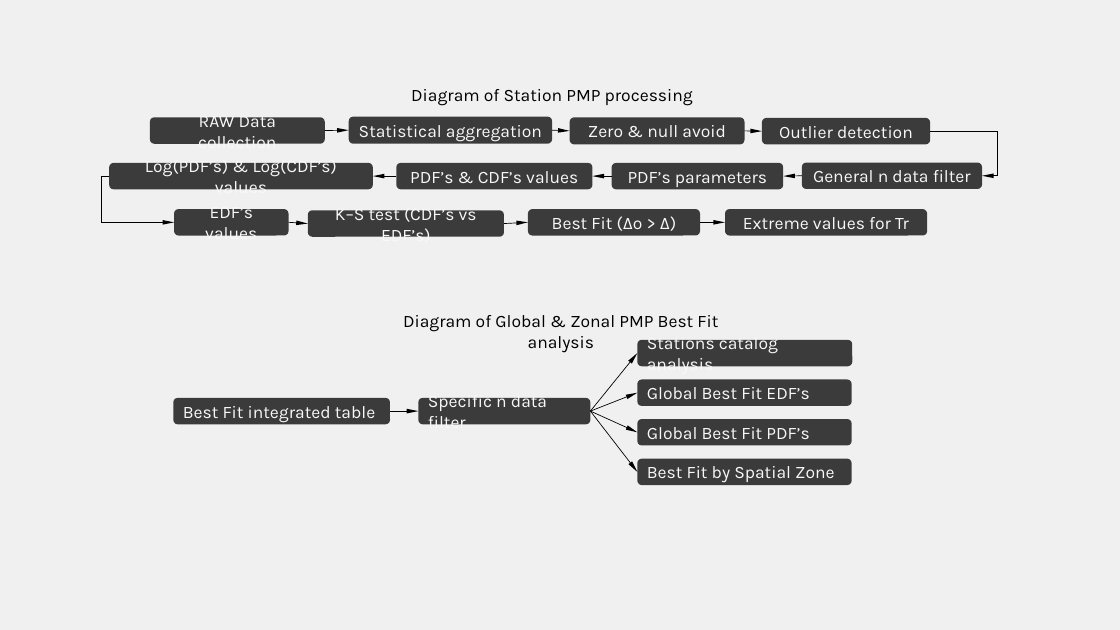
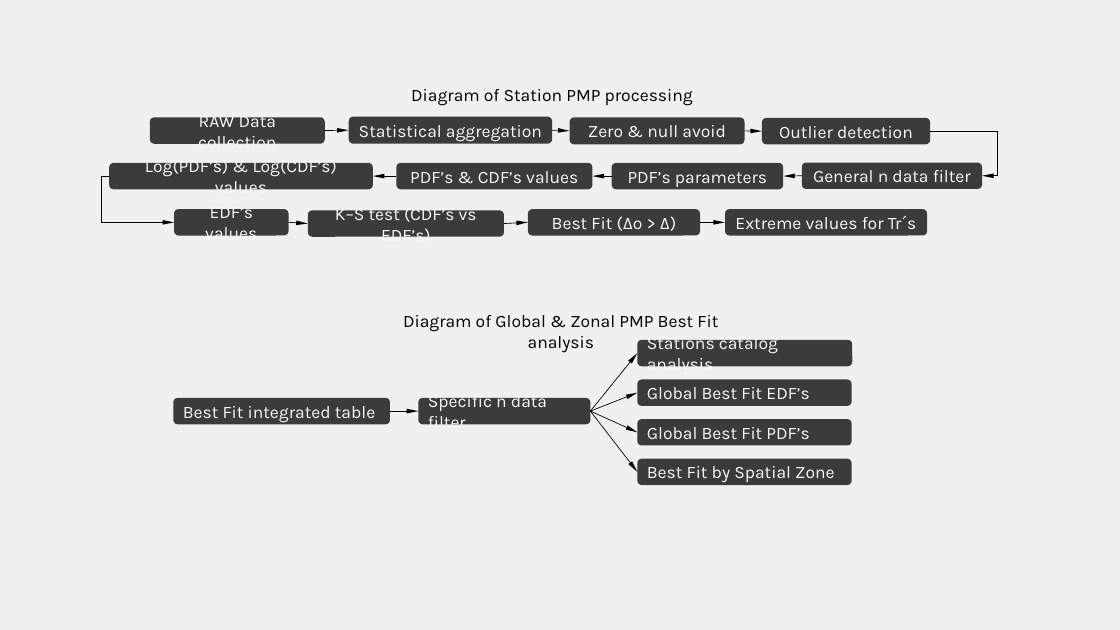
Before and after one commit to rcfdtools/R.HydroTools, a slide deck: slide 1 of tool/PMP/temp/diagram.pptx. Drawn at 1120x630 pixels with LibreOffice and Linux fonts; fonts in the diff are those of the drawing. Boxes give left, top, right and bottom in pixels: in the first picture for what was removed or moved away, otherwise in the second. Text is boxed around its words. In the diff, an @@ line names an element or a change of style, - is before the commit and + after.

```diff
--- a/tool/PMP/temp/diagram.pptx
+++ b/tool/PMP/temp/diagram.pptx
@@ text in rounded rectangle at (x1=735, y1=215, x2=917, y2=229): text changed @@
-Extreme values for Tr
+Extreme values for Tr´s
```
Also in this commit, not shown: 4 other files.
